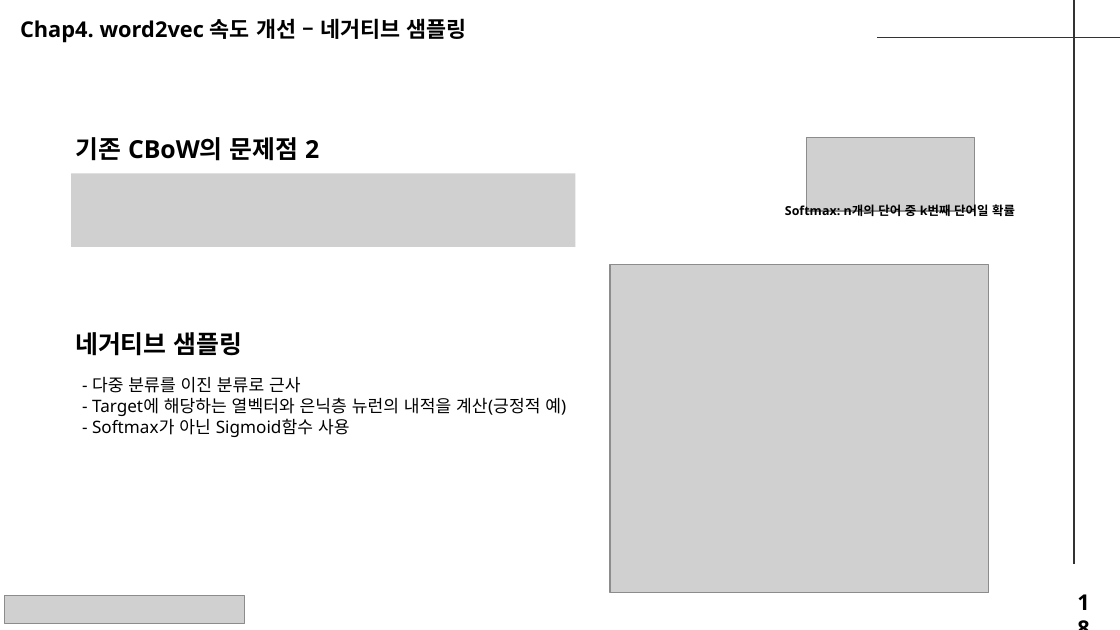
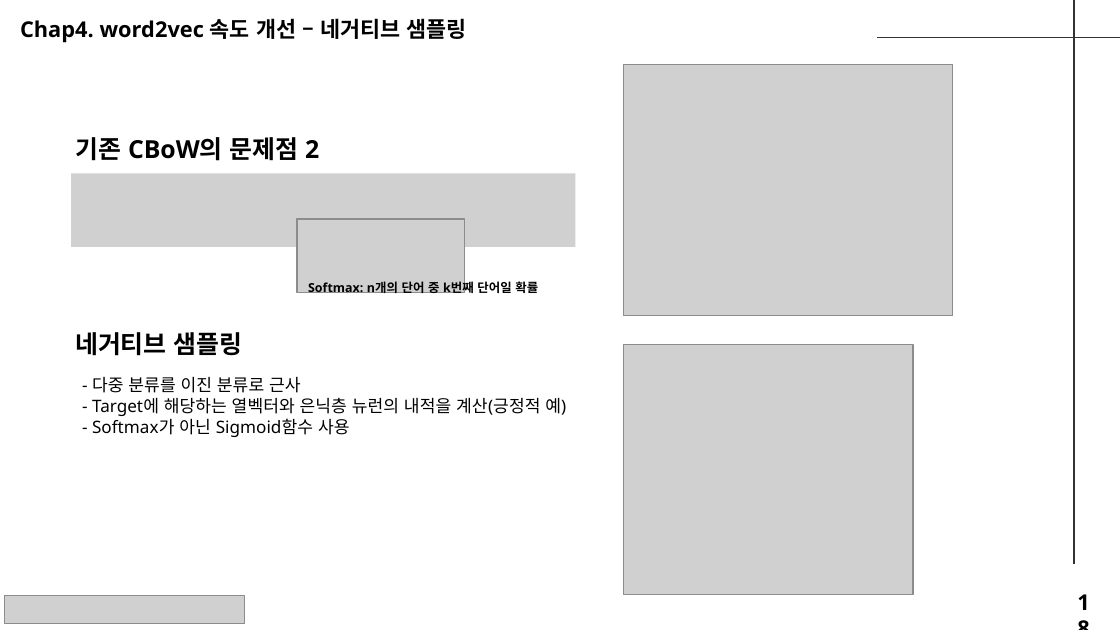
Before and after one commit to seungdeng/Deep-Learning-from-Scratch, a slide deck: slide 18 of study/발표자료/20250220_밑딥2_이승건_chap2345발표자료_NotoSans.pptx. Drawn at 1120x630 pixels with LibreOffice and Linux fonts; fonts in the diff are those of the drawing; grey boxes stand for pictures. Boxes give left, top, right and bottom in pixels: in the first picture for what was removed or moved away, otherwise in the second. Text is boxed around its words. In the diff, an @@ line names an element or a change of style, - is before the commit and + after.

```diff
--- a/study/발표자료/20250220_밑딥2_이승건_chap2345발표자료_NotoSans.pptx
+++ b/study/발표자료/20250220_밑딥2_이승건_chap2345발표자료_NotoSans.pptx
@@ picture added at (624,64,953,316) @@
@@ picture: place and size @@
-picture at (806,138,974,212)
+picture at (297,220,465,293)
@@ text "Softmax: n개의 단어 중 k번째 ...": place and size @@
-text "Softmax: n개의 단어 중 k번째 ..." at (785,202,1015,219)
+text "Softmax: n개의 단어 중 k번째 ..." at (308,279,538,296)
@@ picture: place and size @@
-picture at (610,264,989,592)
+picture at (624,344,913,595)
```
Also in this commit, not shown: 5 other slides changed.
